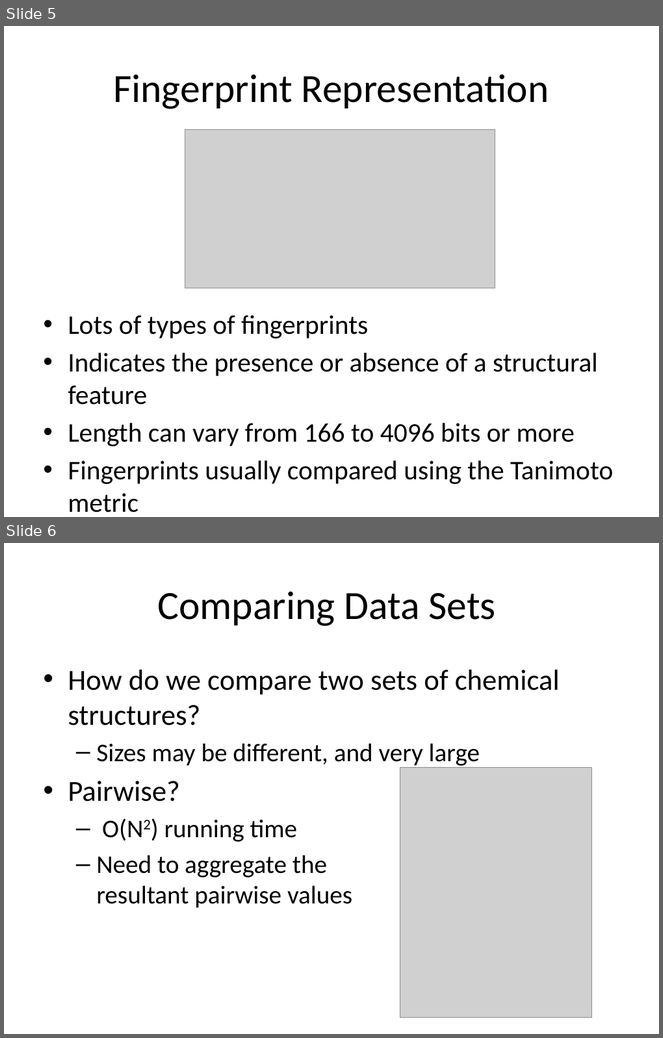
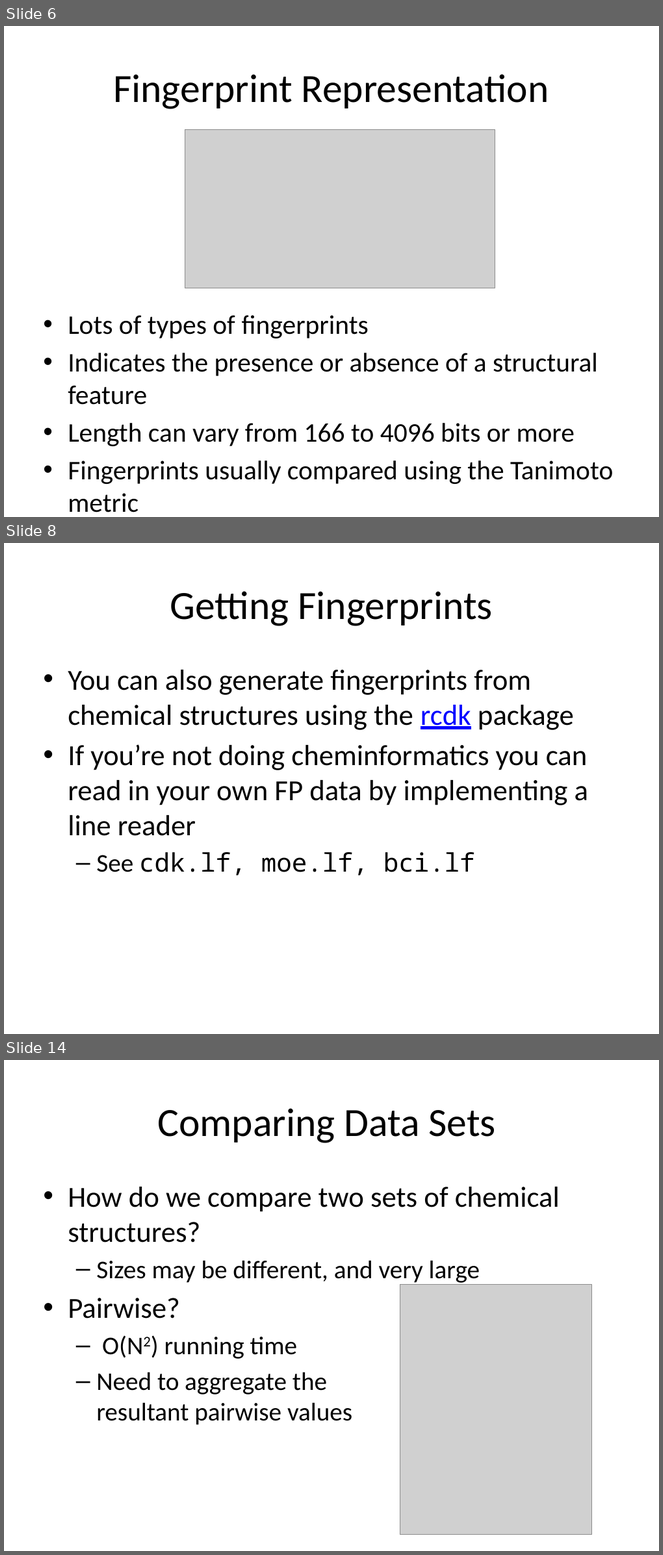
Before and after one commit to rajarshi/ctpa-fingerprints, a slide deck: fingerprints.pptx. Shown one above the other, each under a label of ours: slides 5 and 6 before the commit, slides 6, 8 and 14 after it; the slides between them are not shown. The pictures are 663x1038 and 663x1555 pixels, drawn with LibreOffice and Linux fonts; fonts in the diff are those of the drawing; grey boxes stand for pictures. Boxes give left, top, right and bottom in pixels: in the first picture for what was removed or moved away, otherwise in the second. Text is boxed around its words. In the diff, an @@ line names an element or a change of style, - is before the commit and + after.

```diff
--- a/fingerprints.pptx
+++ b/fingerprints.pptx
@@ slide 8 added at (4,543,659,1034), background #FFFFFF @@
@@ title added at (170,591,493,626), 44 pt, text #000000 @@
+Getting Fingerprints
@@ text added at (68,670,588,876), 32 pt, text #000000 @@
+• You can also generate fingerprints from chemical structures using the rcdk package
+• If you’re not doing cheminformatics you can read in your own FP data by implementing a line reader
+  – See cdk.lf, moe.lf, bci.lf
@@ what was slide 5 is now slide 6 @@
@@ what was slide 6 is now slide 14 @@
```
Also in this commit, not shown: 4 slides changed, 8 other slides added, 4 other files.
